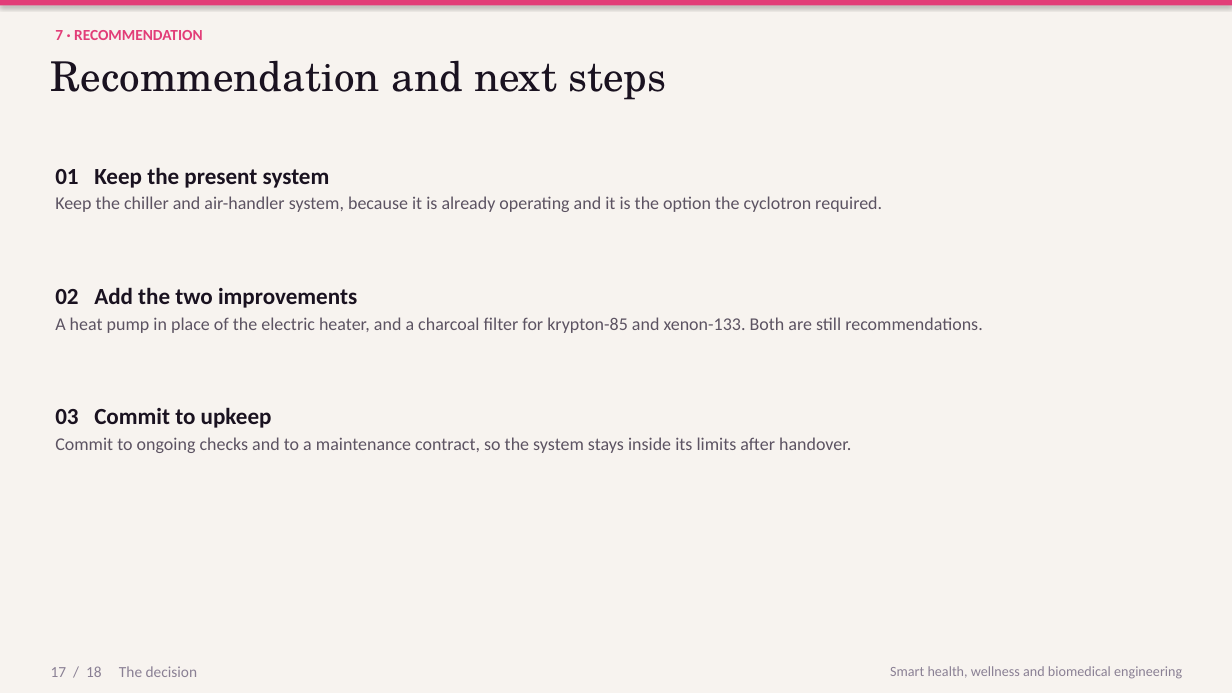
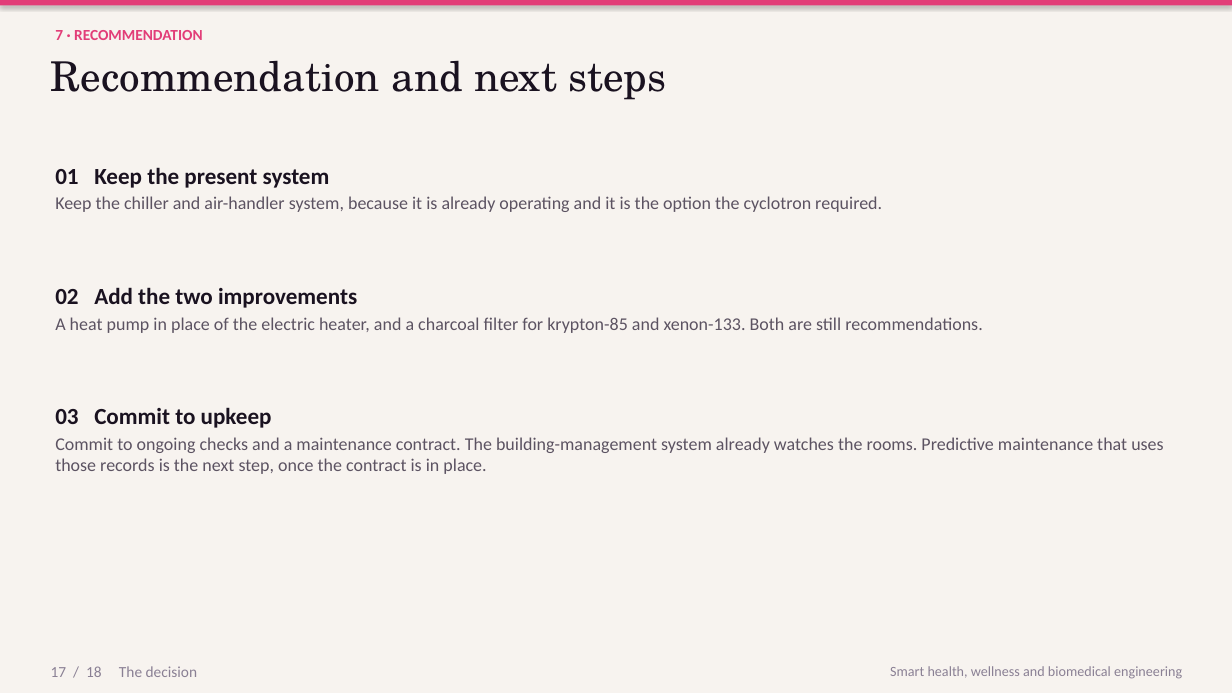
Before and after one commit to kakaijacob/Special-Operations-Schema, a slide deck: slide 17 of iek-talks/IEK_Cyclotron_HVAC_18_slides.pptx. Drawn at 1232x693 pixels with LibreOffice and Linux fonts; fonts in the diff are those of the drawing. Boxes give left, top, right and bottom in pixels: in the first picture for what was removed or moved away, otherwise in the second. Text is boxed around its words. In the diff, an @@ line names an element or a change of style, - is before the commit and + after.

```diff
--- a/iek-talks/IEK_Cyclotron_HVAC_18_slides.pptx
+++ b/iek-talks/IEK_Cyclotron_HVAC_18_slides.pptx
@@ text at box(55, 437, 1163, 474): text changed @@
-Commit to ongoing checks and to a maintenance contract, so the system stays inside its limits after handover.
+Commit to ongoing checks and a maintenance contract. The building-management system already watches the rooms. Predictive maintenance that uses those records is the next step, once the contract is in place.
```
Also in this commit, not shown: 3 other slides changed, 1 other file.
